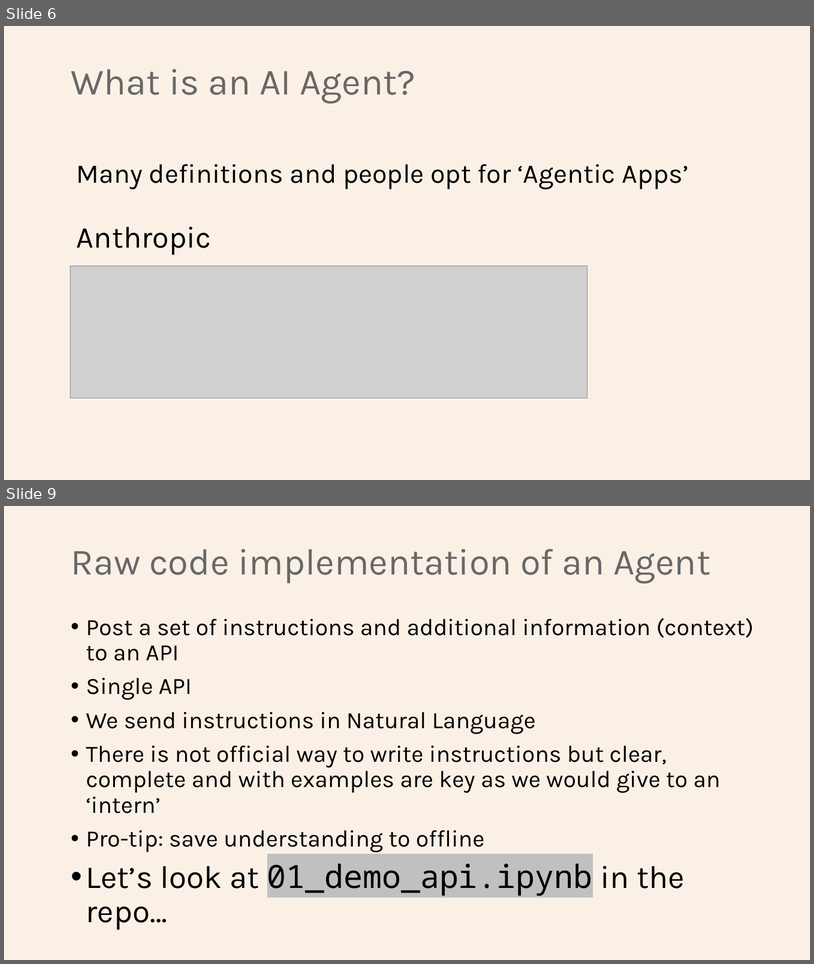
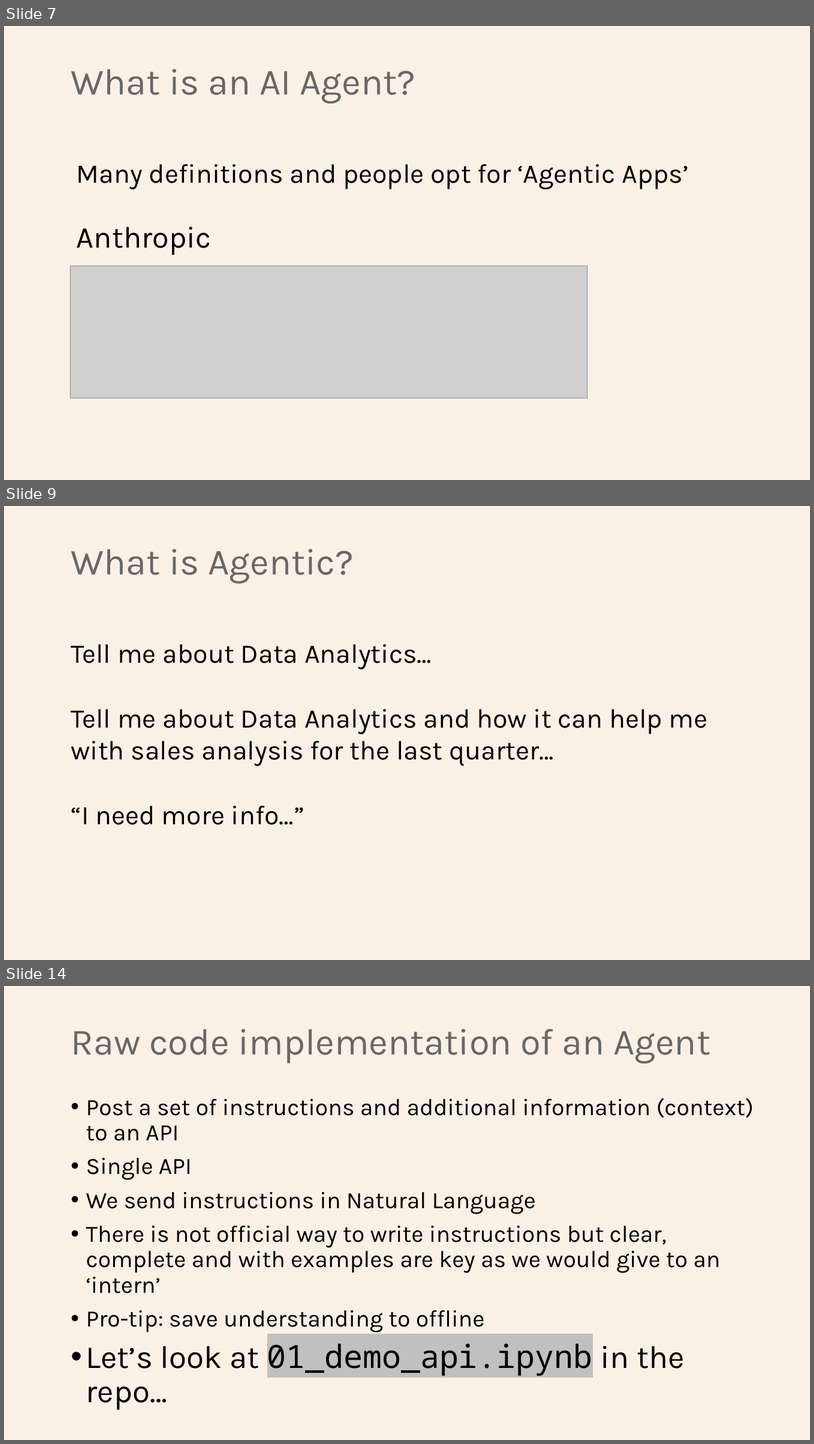
Before and after one commit to Python-Test-Engineer/earl2025, a slide deck: AI_Agents_in_the_Data_Pipeline.pptx. Shown one above the other, each under a label of ours: slides 6 and 9 before the commit, slides 7, 9 and 14 after it; the slides between them are not shown. The pictures are 814x964 and 814x1444 pixels, drawn with LibreOffice and Linux fonts; fonts in the diff are those of the drawing; grey boxes stand for pictures. Boxes give left, top, right and bottom in pixels: in the first picture for what was removed or moved away, otherwise in the second. Text is boxed around its words. In the diff, an @@ line names an element or a change of style, - is before the commit and + after.

```diff
--- a/AI_Agents_in_the_Data_Pipeline.pptx
+++ b/AI_Agents_in_the_Data_Pipeline.pptx
@@ slide 9 added at <box>4,506,810,960</box>, background #FAF0E6 @@
@@ title added at <box>71,549,354,583</box>, 44 pt, text #676767 @@
+What is Agentic?
@@ text added at <box>71,644,708,825</box>, 32 pt, text #000000 @@
+Tell me about Data Analytics…
+Tell me about Data Analytics and how it can help me with sales analysis for the last quarter…
+“I need more info…”
@@ what was slide 6 is now slide 7 @@
@@ what was slide 9 is now slide 14 @@
```
Also in this commit, not shown: 1 slide changed, 5 other slides added, 1 slide removed, 6 other files.
